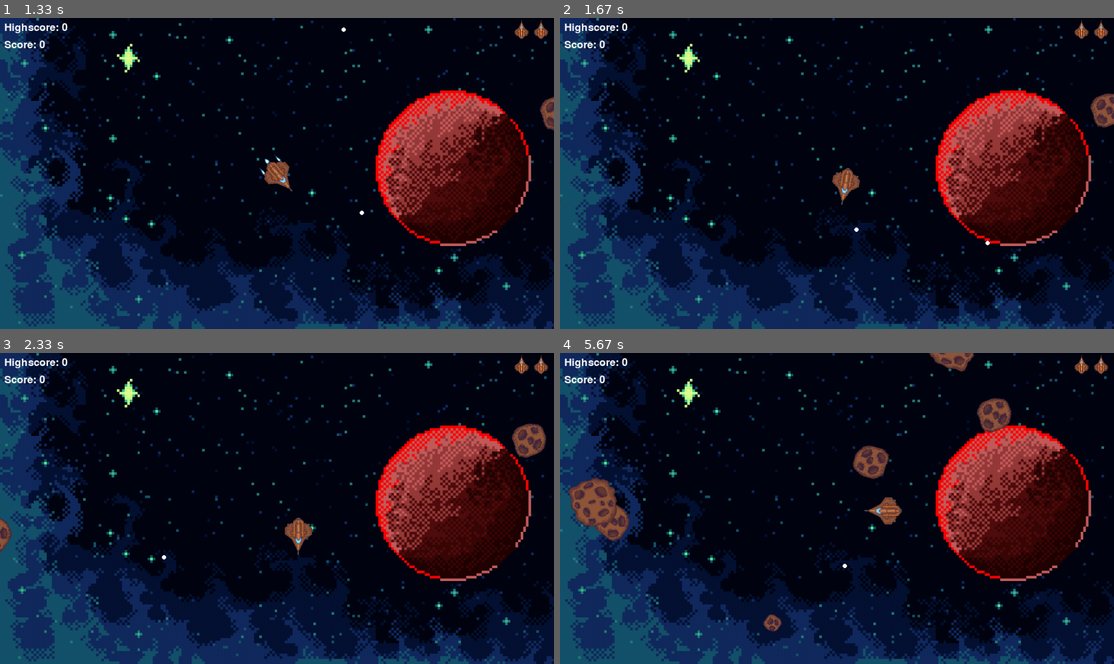
Above: before the commit, frames 1-4 (two rows, left to right).
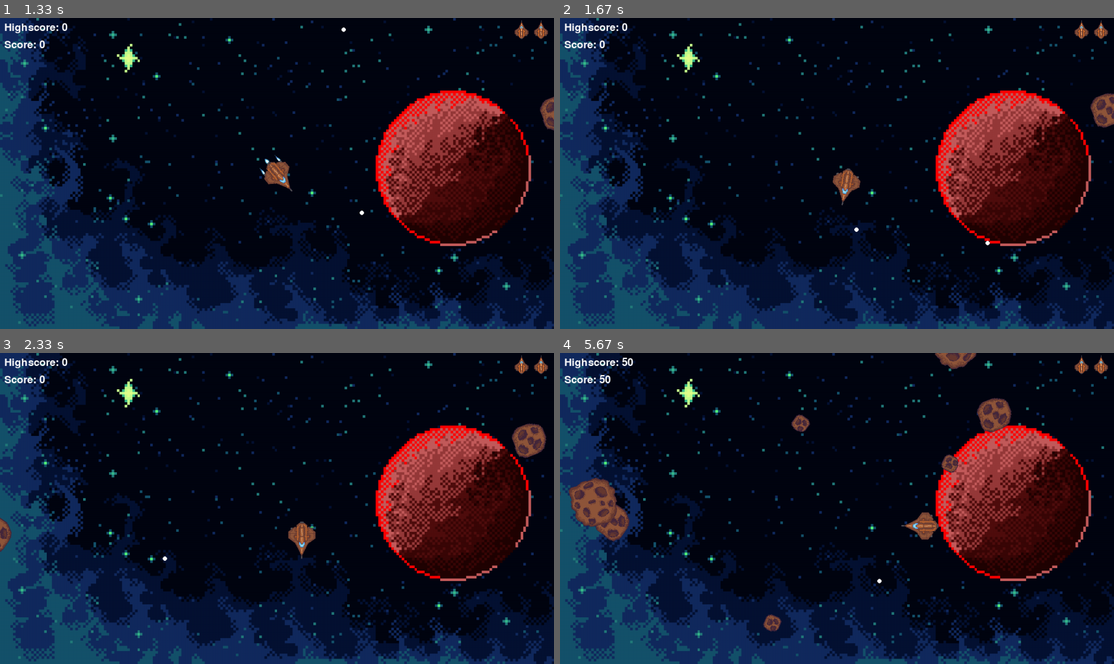
Above: after the commit, the same moments.

Repository: vinetailgames/pygames_asteroids
Game: pygame game, started from main.py
Same seed, same stepped clock (60 frames per second), same inputs: the game is played once before the commit and once after it.
Inputs:
- Up to frame 1 (1.33 s): tap Space at 0.33, 0.73, 1.03, 1.23 s; hold Right 0.67-1.13 s; hold Up from 1.17 s (still down)
- Up to frame 2 (1.67 s): release Up at 1.47 s; hold Right from 1.5 s (still down); tap Space at 1.57 s
- Up to frame 3 (2.33 s): tap Space at 1.87, 2.07 s; release Right at 1.97 s; hold Left from 2 s (still down)
- Up to frame 4 (5.67 s): tap Space at 2.37, 2.63, 2.93, 3.07, 3.47, 3.77, 4.13, 4.43, 4.63, 4.93, 5.13, 5.47 s; release Left at 2.53 s; hold Left 2.57-2.97 s; hold Up 3-3.37 s; hold Right 3.4-4.03 s; hold Left 4.07-4.53 s; hold Right 4.57-5.03 s; hold Up 5.07-5.37 s; hold Right from 5.4 s (still down)

Frame 1 is identical in both runs. In frame 2, 0.1% of the frame differs, in the area x 49-55%, y 48-61%; in frame 3, 0.3%; in frame 4, 1.8%, in the area x 0-76%, y 0-90%.

Commit message:
feat: lowered player friction

Diff:
--- a/constants.py
+++ b/constants.py
@@ -20,7 +20,7 @@
 LIFE_ICON_SPACING = 45
 PLAYER_ACCELERATION = 300
 PLAYER_MAX_SPEED = 400
-PLAYER_FRICTION = 0.4
+PLAYER_FRICTION = 0.1
 ASTEROIDS_PER_WAVE = 10
 INVINCIBILITY_DURATION = 3.0
 INVINCIBILITY_BLINK_INTERVAL = 0.1
